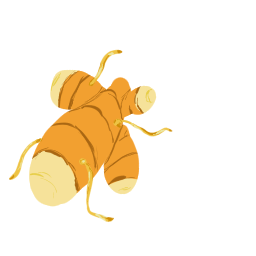
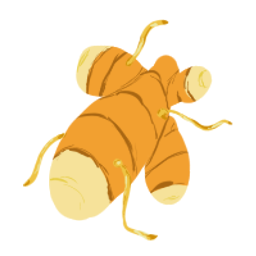
Comparing the layer stacks of the two (256, 256) images. Changes:
painted on "root highlight" over (x1=9, y1=19, x2=233, y2=241)
painted on "root brown nbase" over (x1=9, y1=19, x2=233, y2=241)
painted on "brown body" over (x1=9, y1=19, x2=233, y2=241)
painted on "just the tip" over (x1=9, y1=19, x2=233, y2=241)
painted on "body orange" over (x1=9, y1=19, x2=233, y2=241)
